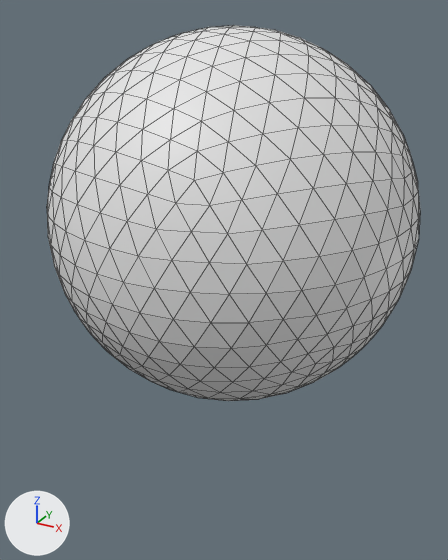
An edit to the glTF model public/models/snow-globe.glb, drawn before and after from the same camera.
Rendered twice from a 50 mm lens placed at (5.03, -9.46, 6.51), pointed at (0.02, -0.36, 1.96). Every picture has the same lights, and +X, +Y and +Z are marked at lower left. Mesh edges are drawn as thin lines.

In view in the first picture: 'outer-glass'.
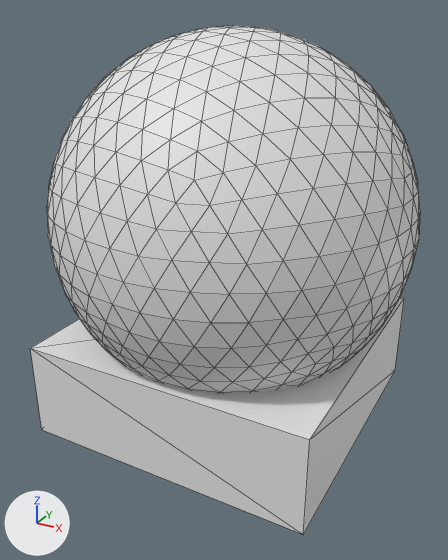
The newer file is also turned or shifted as a whole; pictures and numbers use the older file's frame.

Where the change shows, as pixel boxes [x1, y1, x2, y2] in the pictures (448 x 560 px):
'wood-base', added
    after: [30, 297, 404, 534]

What changed in the scene script:
```text
Add me_cube_001:
    me_cube_001.from_pydata(...)  # a box spanning x -2.66..2.66, y -2.66..2.66, z 0.46..2.23
Add ob_wood_base:
    ob_wood_base = bpy.data.objects.new('wood-base', me_cube_001)
    ob_wood_base.location = (0.0, 0.0, -1.28)
```
